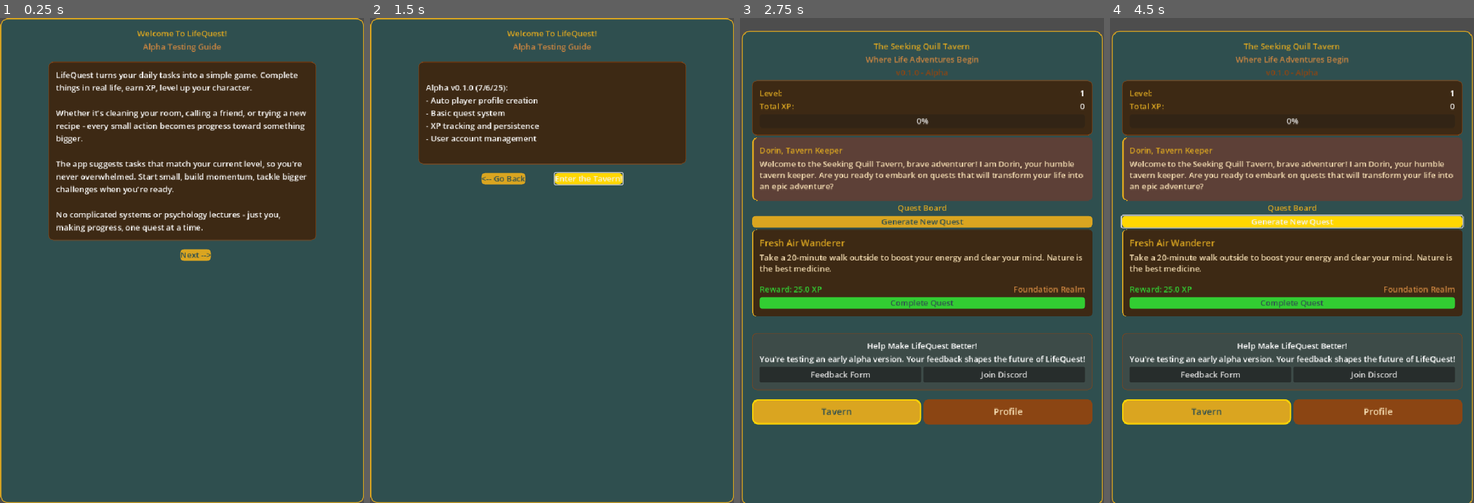
Above: before the commit, frames 1-4 (left to right).
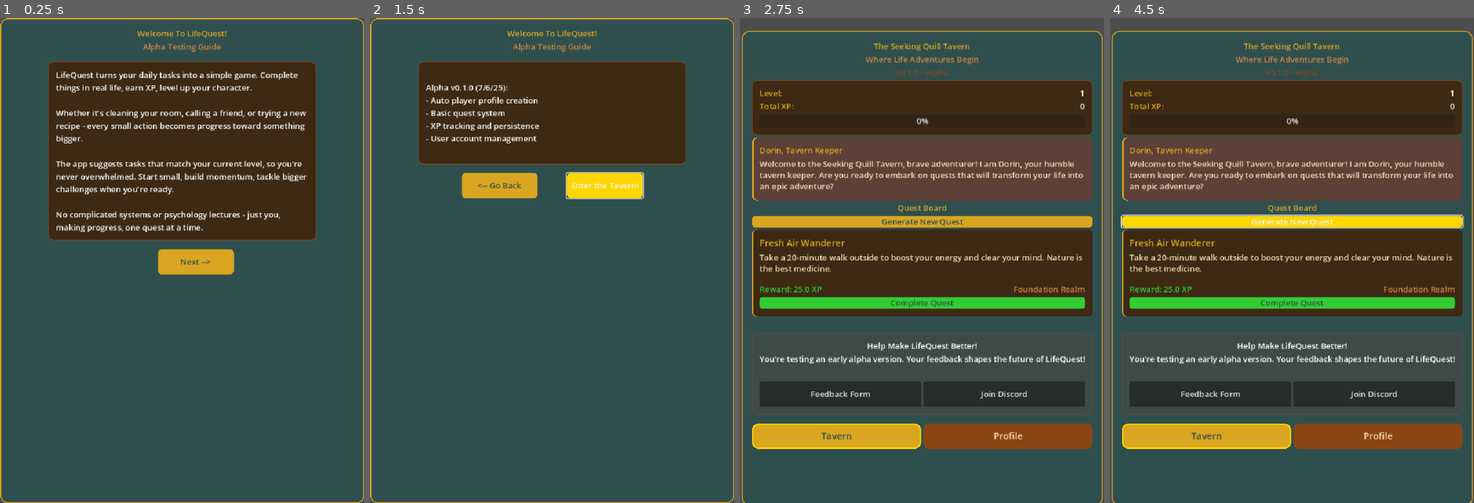
Above: after the commit, the same moments.

Repository: Wazaq/LifeQuest-Nexus
Game: Godot game, scene res://scenes/WelcomeScene.tscn
Same seed, same stepped clock (60 frames per second), same inputs: the game is played once before the commit and once after it.
Inputs:
- Up to frame 1 (0.25 s): no input
- Up to frame 2 (1.5 s): click "Next -->" at 0.5 s; click "Next -->" at 1.25 s
- Up to frame 3 (2.75 s): click "Enter the Tavern!" at 2 s
- Up to frame 4 (4.5 s): click "Profile" at 2.75 s; click "Back to Tavern" at 3.5 s; click "Generate New Quest" at 4.25 s

The runs differ from the first frame. In frame 1, 1.0% of the frame differs, in the area x 43-65%, y 47-53%; in frame 2, 1.9%; in frame 3, 15%, in the area x 3-97%, y 72-89%; in frame 4, 15%.

Commit message:
Made buttons larger for better accessibility - Closes #4

Diff:
--- a/godot-project/scenes/ProfileScene.tscn
+++ b/godot-project/scenes/ProfileScene.tscn
@@ -185,5 +185,7 @@
 horizontal_alignment = 1
 
 [node name="BackToTavernButton" type="Button" parent="MainScroll/ProfileContainer/MainVBox"]
+custom_minimum_size = Vector2(0, 50)
 layout_mode = 2
+size_flags_horizontal = 4
 text = "Back to Tavern"
--- a/godot-project/scenes/TavernMain.tscn
+++ b/godot-project/scenes/TavernMain.tscn
@@ -214,15 +214,21 @@
 text = "You're testing an early alpha version. Your feedback shapes the future of LifeQuest!"
 horizontal_alignment = 1
 
+[node name="Spacer3" type="Control" parent="MainScroll/TavernContainer/MainVBox/FeedbackSection/FeedbackVBox"]
+custom_minimum_size = Vector2(0, 25)
+layout_mode = 2
+
 [node name="ButtonsHBox" type="HBoxContainer" parent="MainScroll/TavernContainer/MainVBox/FeedbackSection/FeedbackVBox"]
 layout_mode = 2
 
 [node name="FeedbackFormButton" type="Button" parent="MainScroll/TavernContainer/MainVBox/FeedbackSection/FeedbackVBox/ButtonsHBox"]
+custom_minimum_size = Vector2(0, 50)
 layout_mode = 2
 size_flags_horizontal = 3
 text = "Feedback Form"
 
 [node name="DiscordButton" type="Button" parent="MainScroll/TavernContainer/MainVBox/FeedbackSection/FeedbackVBox/ButtonsHBox"]
+custom_minimum_size = Vector2(0, 50)
 layout_mode = 2
 size_flags_horizontal = 3
 text = "Join Discord"
--- a/godot-project/scenes/WelcomeScene.tscn
+++ b/godot-project/scenes/WelcomeScene.tscn
@@ -96,6 +96,7 @@
 alignment = 1
 
 [node name="PrevButton" type="Button" parent="MainScroll/WelcomeContainer/MainVBox/ButtonsContainer"]
+custom_minimum_size = Vector2(150, 50)
 layout_mode = 2
 text = "<-- Go Back"
 
@@ -104,5 +105,6 @@
 layout_mode = 2
 
 [node name="NextButton" type="Button" parent="MainScroll/WelcomeContainer/MainVBox/ButtonsContainer"]
+custom_minimum_size = Vector2(150, 50)
 layout_mode = 2
 text = "Next -->"
